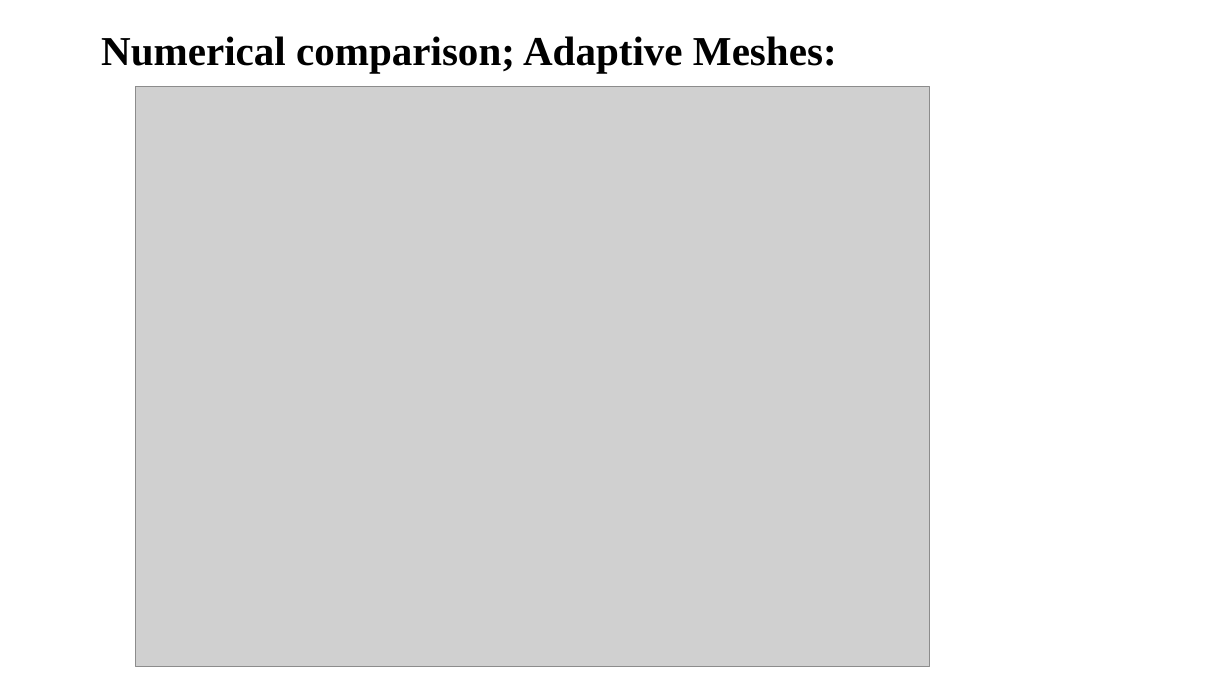
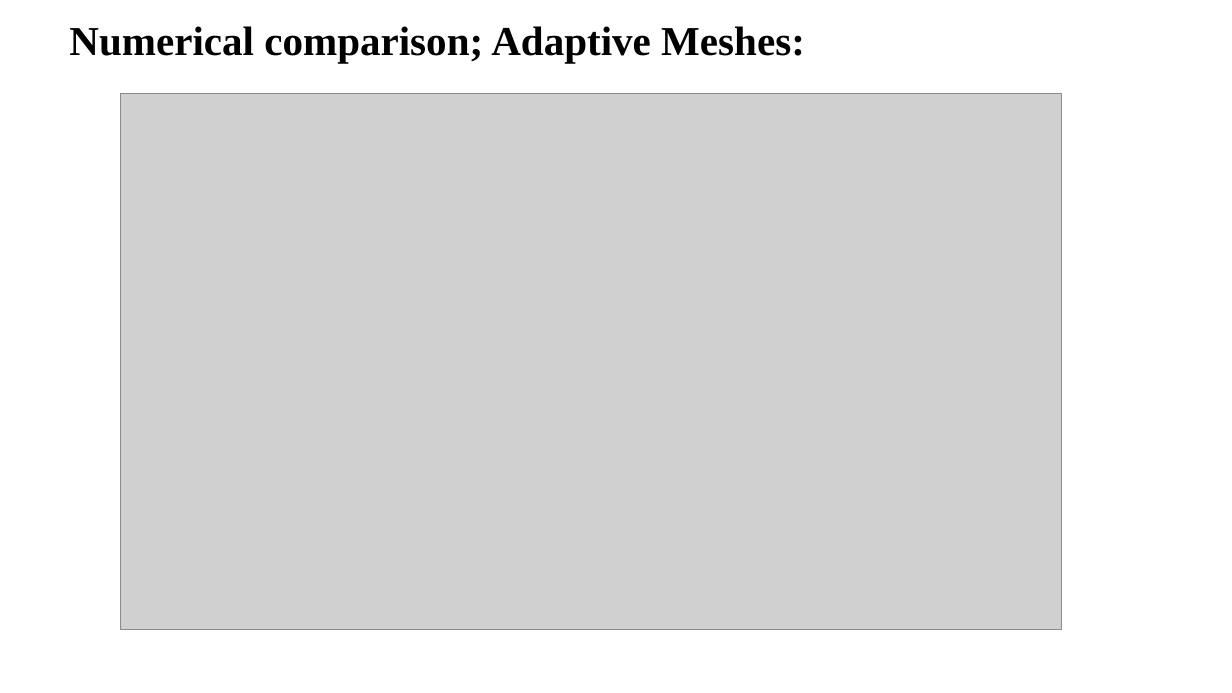
Before and after one commit to lohith921/amr, a slide deck: slide 29 of HBA.pptx (slide 28 before the commit). Drawn at 1232x693 pixels with LibreOffice and Linux fonts; fonts in the diff are those of the drawing; grey boxes stand for pictures. Boxes give left, top, right and bottom in pixels: in the first picture for what was removed or moved away, otherwise in the second. Text is boxed around its words. In the diff, an @@ line names an element or a change of style, - is before the commit and + after.

Commit message:
Change font and rearranged slides

```diff
--- a/HBA.pptx
+++ b/HBA.pptx
@@ title "Numerical comparison; Adaptive Meshes:": place and size @@
-title "Numerical comparison; Adaptive Meshes:" at [101,36,837,73]
+title "Numerical comparison; Adaptive Meshes:" at [69,26,805,63]
@@ picture: place and size @@
-picture at [136,87,930,667]
+picture at [121,94,1062,630]
```
Also in this commit, not shown: 7 other slides changed.
